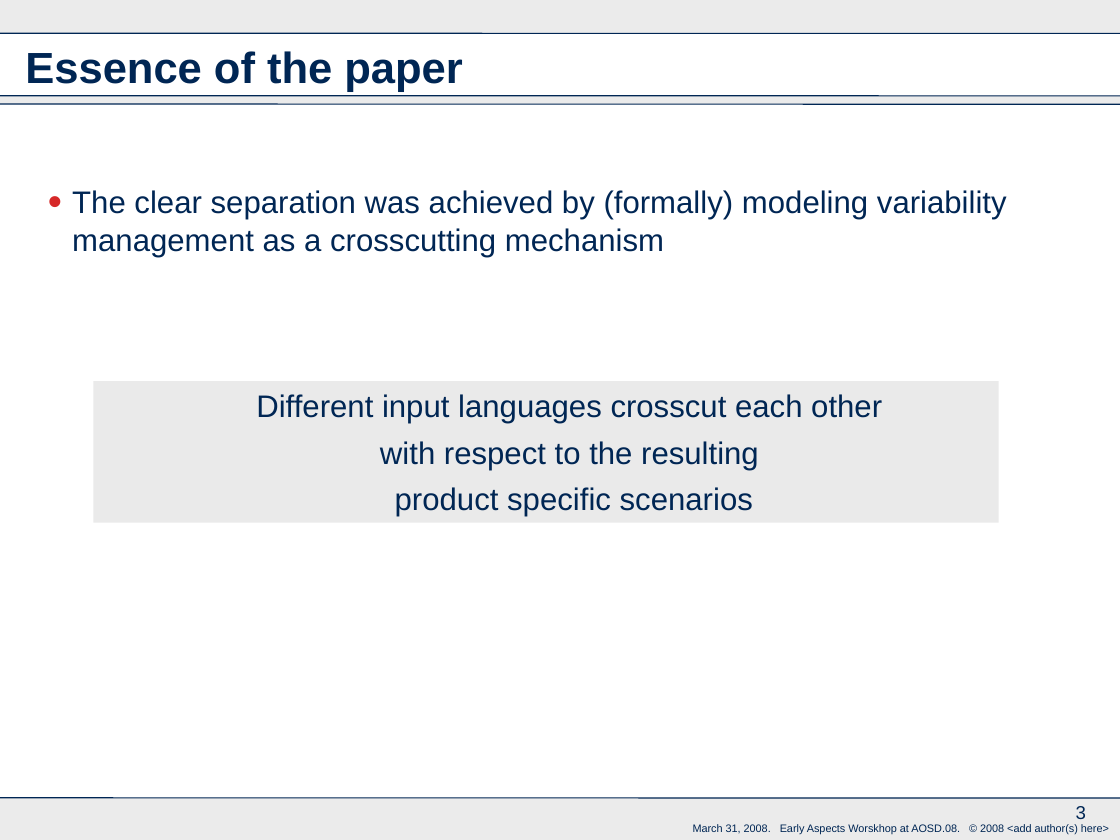
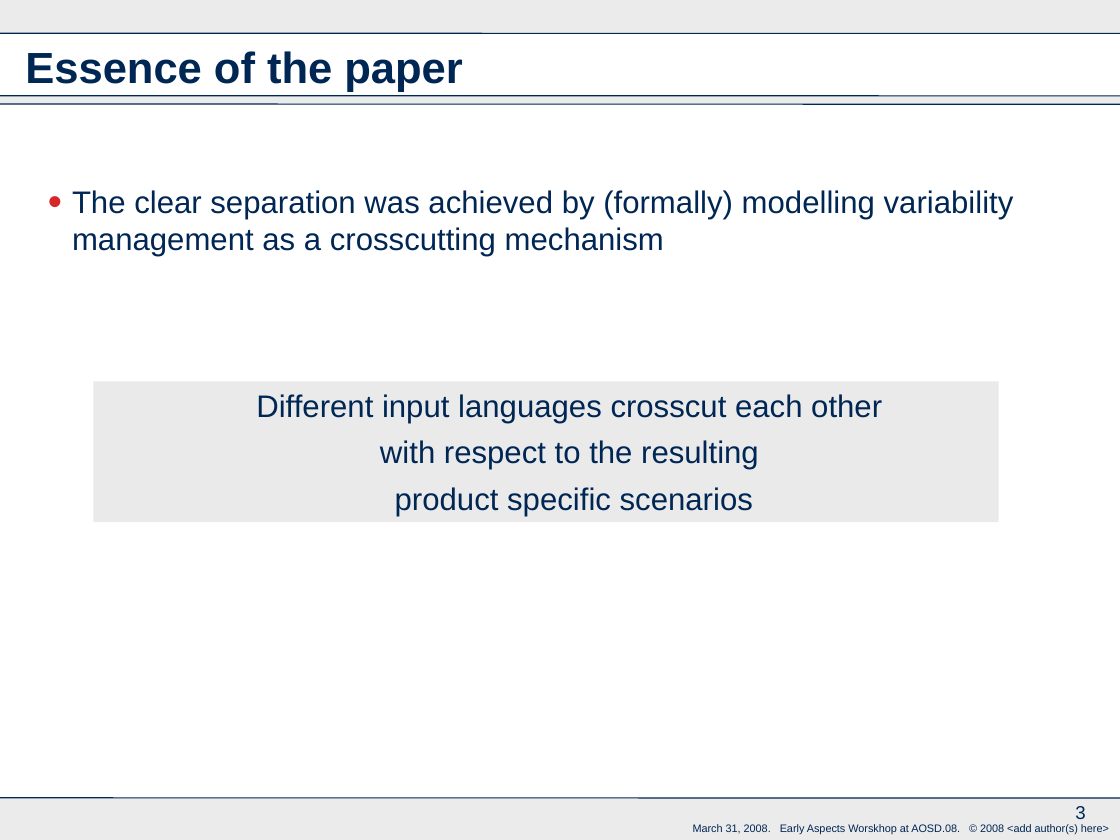
Before and after one commit to rbonifacio/variability-management-research, a slide deck: slide 3 of VariabilityManagement/docs/papers/ea/EA AOSD-RBA.ppt. Drawn at 1120x840 pixels with LibreOffice and Linux fonts; fonts in the diff are those of the drawing; background and template pictures are left out. Boxes give left, top, right and bottom in pixels: in the first picture for what was removed or moved away, otherwise in the second. Text is boxed around its words. In the diff, an @@ line names an element or a change of style, - is before the commit and + after.

```diff
--- a/VariabilityManagement/docs/papers/ea/EA AOSD-RBA.ppt
+++ b/VariabilityManagement/docs/papers/ea/EA AOSD-RBA.ppt
@@ text at <box>72,190,1014,257</box>: text changed @@
-• The clear separation was achieved by (formally) modeling variability management as a crosscutting mechanism
+• The clear separation was achieved by (formally) modelling variability management as a crosscutting mechanism
```
Also in this commit, not shown: 5 other slides changed, 2 slides added.
